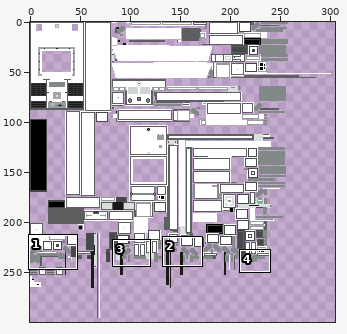
Two versions of one sprite sheet, doodle tank Resources/textures/entity/tiger_1/default.png. The first picture is a wide view before the edit; the outline marks the close-up.
Close-up. Before the edit:
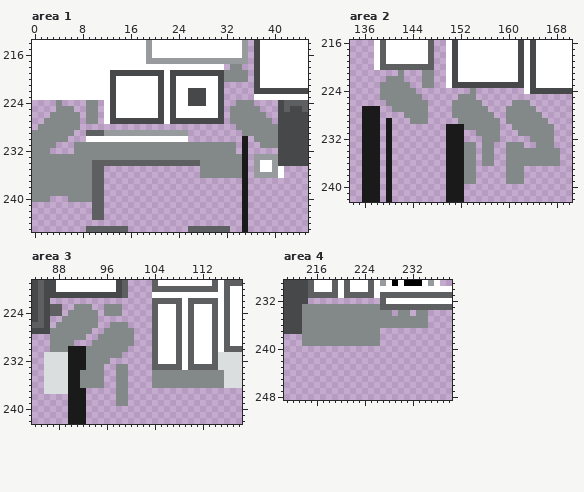
The file is 512x512 pixels. Colours within 5 levels of each other are drawn and written as one. Shown: area 1: x 0..45, y 214..245; area 2: x 134..170, y 216..242; area 3: x 84..118, y 219..242; area 4: x 211..238, y 229..248. The wide view leaves out empty margins. The commit also changed other parts of the picture, which this record leaves out.
Once edited:
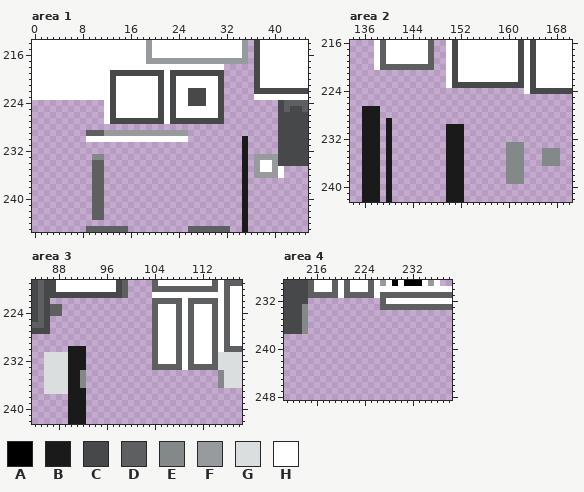
Palette (. is transparent): A #000000  B #1a1a1b  C #464849  D #5d5f60  E #838889  F #979b9d  G #dadedf  H #ffffff
What changed:
Area 1:
Colour D is removed in row 234 at x 12 to 27.
Colour E is removed in row 218 at x 33 to 34; in rows 219 to 220 at x 32 to 35; in row 224 at x 4, 9 to 10 and 34 to 36; in row 225 at x 4 to 6, 9 to 10 and 33 to 37; in row 226 at x 3 to 7, 9 to 10 and 33 to 38; in row 227 at x 2 to 7, 9 to 10 and 33 to 39.
Colour E is removed in row 228 at x 1 to 7 and 34 to 40; in row 229 at x 0 to 6 and 35 to 40; in row 230 at x 0 to 5 and 37 to 40; in row 231 at x 0 to 3, 7 to 33 and 38 to 40; in row 232 at x 0 to 2 and 7 to 33; in row 233 at x 0 to 9 and 12 to 34.
Colour E is removed in rows 234 to 236 at x 0 to 9 and 28 to 34; in rows 237 to 239 at x 0 to 9; in row 240 at x 0 to 2 and 6 to 9.
Area 2:
Colour E is removed in row 221 at x 142 and 146 to 147; in row 222 at x 140 to 142 and 146 to 147; in row 223 at x 139 to 143 and 146 to 147; in row 224 at x 139 to 144 and 154; in row 225 at x 139 to 145 and 152 to 154; in row 226 at x 140 to 146, 151 to 155 and 161 to 163.
Colour E is removed in row 227 at x 141 to 146, 151 to 156 and 160 to 164; in row 228 at x 143 to 146, 151 to 157 and 160 to 165; in row 229 at x 144 to 146, 152 to 158 and 160 to 166; in row 230 at x 153 to 158 and 161 to 167; in row 231 at x 155 to 158 and 162 to 167; in row 232 at x 156 to 158 and 164 to 167.
Colour E is removed in row 233 at x 153 to 154, 156 to 157 and 165 to 167; in rows 234 to 236 at x 153 to 154, 156 to 157 and 163 to 165; in rows 237 to 239 at x 153 to 154.
Area 3:
Colour E is removed in row 223 at x 91 to 93 and 96 to 98; in row 224 at x 90 to 94 and 96 to 98; in row 225 at x 89 to 94; in row 226 at x 88 to 94 and 97 to 99; in row 227 at x 87 to 93 and 96 to 100; in row 228 at x 87 to 92 and 95 to 100.
Colour E is removed in row 229 at x 87 to 90 and 94 to 100; in row 230 at x 87 to 89 and 93 to 99; in row 231 at x 93 to 98; in row 232 at x 93 to 96; in row 233 at x 93 to 95 and 98 to 99; in rows 234 to 236 at x 93 to 95, 98 to 99 and 104 to 114.
Colour E is removed in rows 237 to 239 at x 98 to 99.
Area 4:
Colour E is removed in row 233 at x 215 to 226; in row 234 at x 215 to 228, 230 to 231 and 233 to 234; in rows 235 to 236 at x 215 to 234; in row 237 at x 215 to 226; in rows 238 to 239 at x 214 to 226.
Where, in picture pixels (left, top, right, bottom), the same in both close-ups:
erased: (32, 64, 278, 202)
erased: (380, 70, 554, 184)
erased: (50, 304, 218, 406)
erased: (302, 304, 428, 346)
